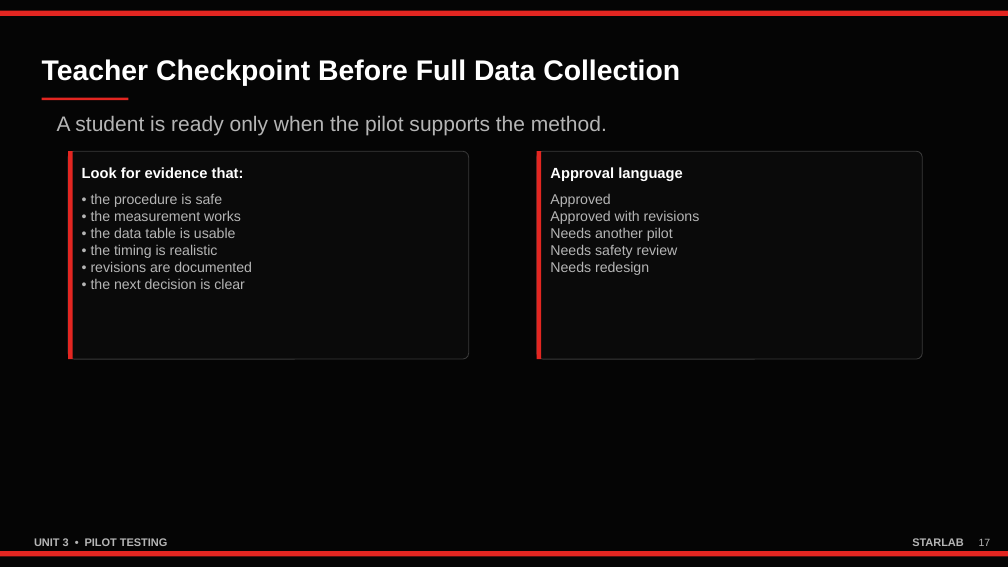
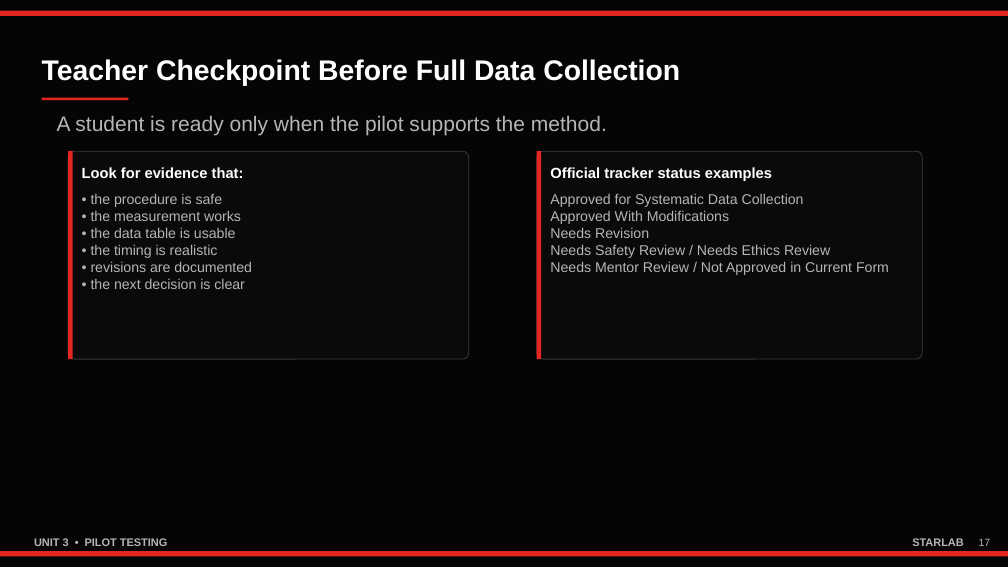
Before and after one commit to brianhageman/starlab, a slide deck: slide 17 of STARLAB_Slide_Decks_All/06_Pilot_Testing_2.0.pptx. Drawn at 1008x567 pixels with LibreOffice and Linux fonts; fonts in the diff are those of the drawing. Boxes give left, top, right and bottom in pixels: in the first picture for what was removed or moved away, otherwise in the second. Text is boxed around its words. In the diff, an @@ line names an element or a change of style, - is before the commit and + after.

```diff
--- a/STARLAB_Slide_Decks_All/06_Pilot_Testing_2.0.pptx
+++ b/STARLAB_Slide_Decks_All/06_Pilot_Testing_2.0.pptx
@@ text at [550, 167, 772, 181]: text changed @@
-Approval language
+Official tracker status examples
@@ text at [550, 193, 889, 275]: text changed @@
-Approved
-Approved with revisions
-Needs another pilot
-Needs safety review
-Needs redesign
+Approved for Systematic Data Collection
+Approved With Modifications
+Needs Revision
+Needs Safety Review / Needs Ethics Review
+Needs Mentor Review / Not Approved in Current Form
```
Also in this commit, not shown: 39 other files.
